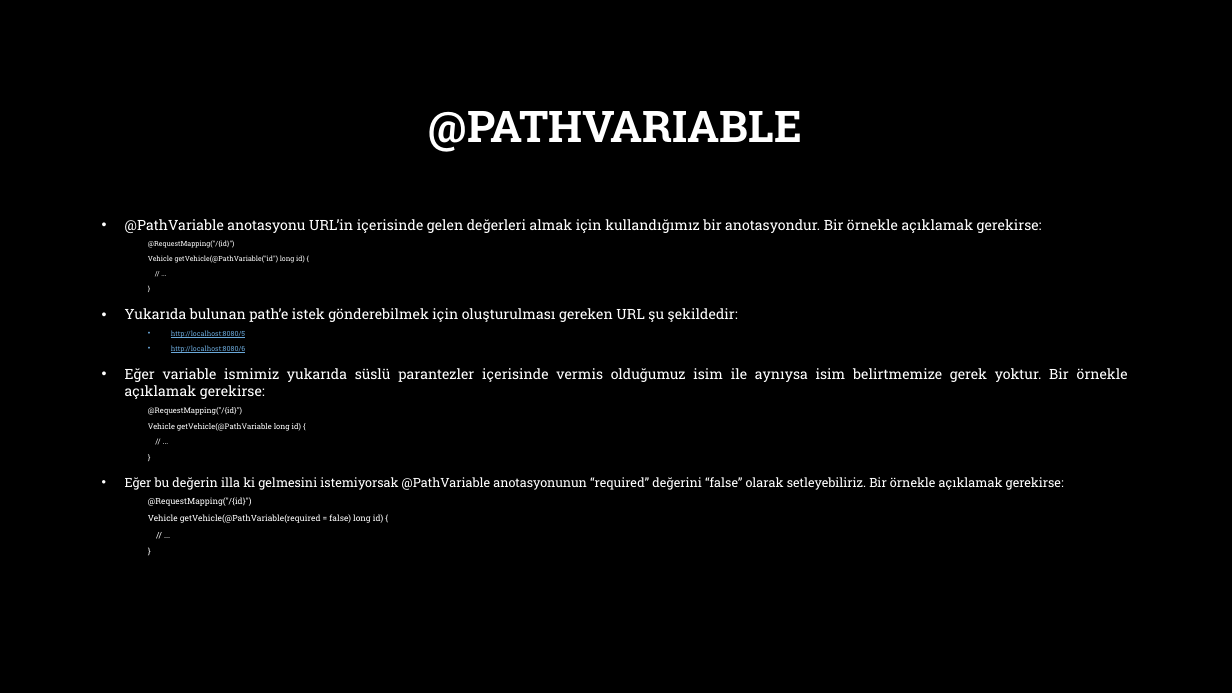
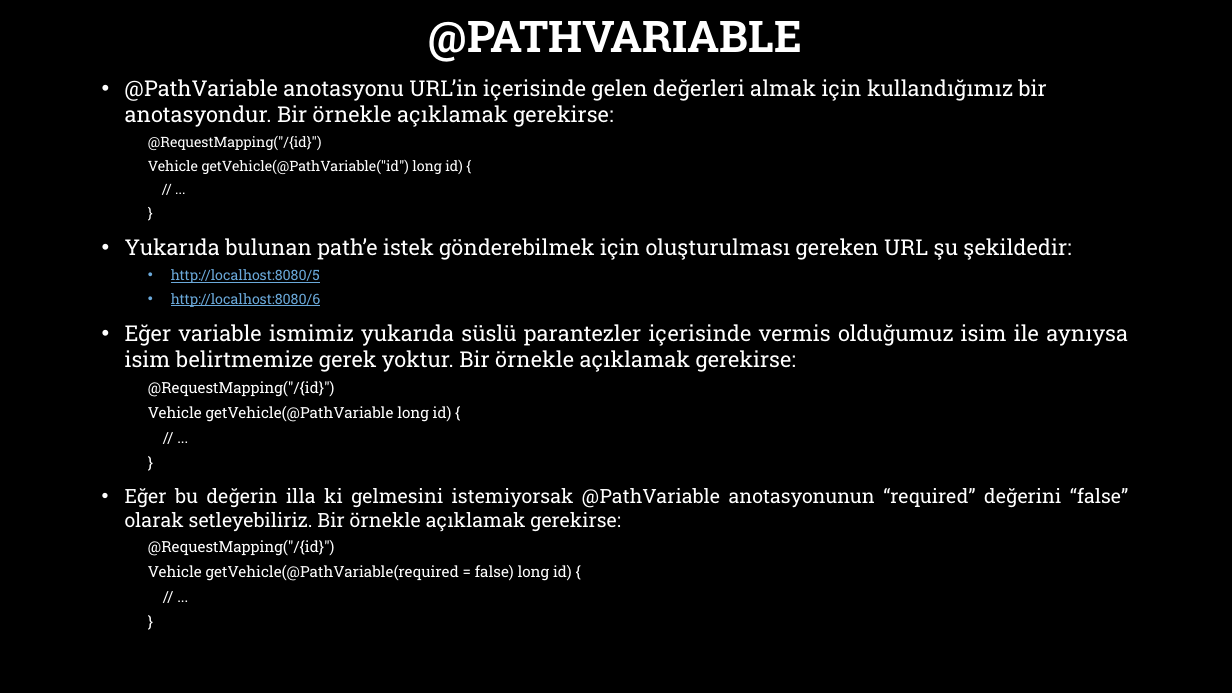
Before and after one commit to burakduman-bilgeadam/sunum, a slide deck: slide 7 of Spring/6-spring-web-mapping.pptx. Drawn at 1232x693 pixels with LibreOffice and Linux fonts; fonts in the diff are those of the drawing; background and template pictures are left out. Boxes give left, top, right and bottom in pixels: in the first picture for what was removed or moved away, otherwise in the second. Text is boxed around its words. In the diff, an @@ line names an element or a change of style, - is before the commit and + after.

```diff
--- a/Spring/6-spring-web-mapping.pptx
+++ b/Spring/6-spring-web-mapping.pptx
@@ title "@PATHVARIABLE": place and size @@
-title "@PATHVARIABLE" at bbox=[429, 111, 802, 152]
+title "@PATHVARIABLE" at bbox=[429, 21, 802, 62]
@@ text "@PathVariable anotasyonu URL’in içerisinde gelen ...": place and size @@
-text "@PathVariable anotasyonu URL’in içerisinde gelen ..." at bbox=[125, 219, 1128, 523]
+text "@PathVariable anotasyonu URL’in içerisinde gelen ..." at bbox=[125, 79, 1128, 581]
@@ text "@PathVariable anotasyonu URL’in içerisinde gelen ..." at bbox=[125, 79, 1128, 581]: size 11 to 17 pt in "@PathVariable anotasyonu URL’in içerisinde gelen değerleri a ...", "Yukarıda bulunan path’e istek gönderebilmek için oluşturulma ...", "Eğer variable ismimiz yukarıda süslü parantezler içerisinde ..."; size 5.5 to 11.1 pt in "@RequestMapping("/{id}")", "Vehicle getVehicle(@PathVariable("id") long id) {", "// ...", "}" and 2 more places; size 6 to 11.9 pt in "@RequestMapping("/{id}")", "Vehicle getVehicle(@PathVariable long id) {", "// ...", "}"; size 9.9 to 15.3 pt in "Eğer bu değerin illa ki gelmesini istemiyorsak ..."; size 6.6 to 11.9 pt in "@RequestMapping("/{id}")", "Vehicle getVehicle(@PathVariable(required = false) long id)  ...", "// ...", "}" @@
```
Also in this commit, not shown: 6 other slides changed, 1 other file.
